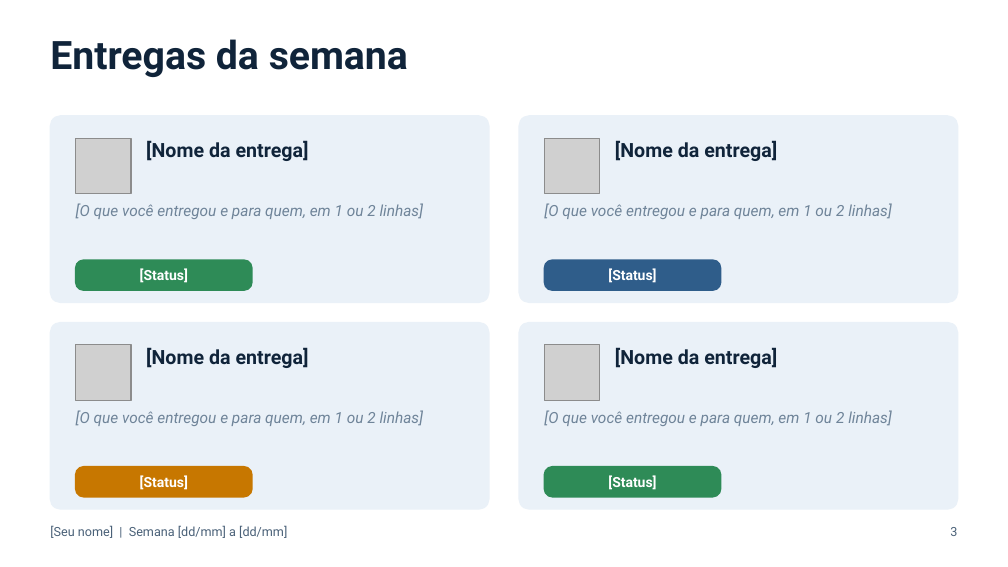
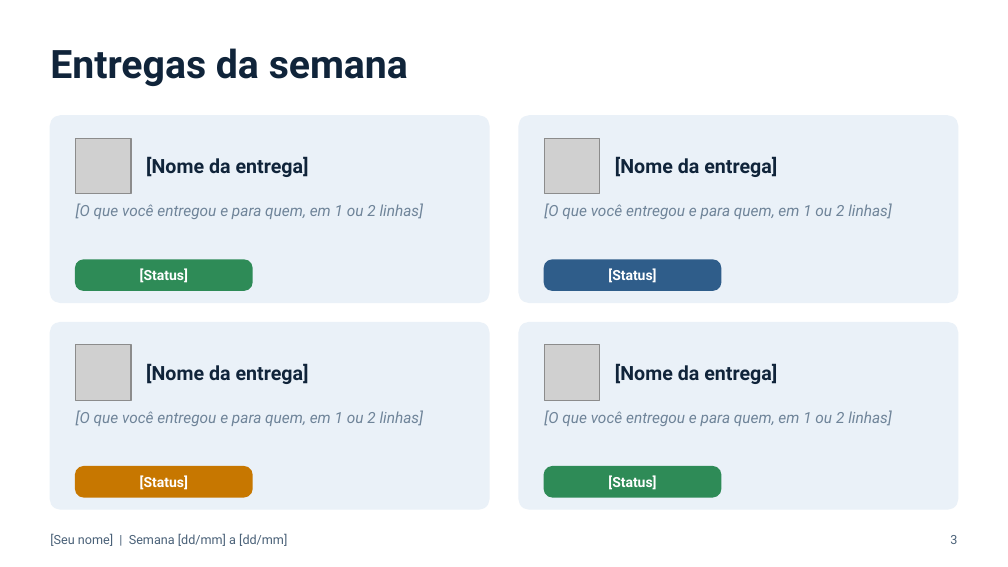
Before and after one commit to dtdias/status-board, a slide deck: slide 6 of design/template-variations/navy-corporate.pptx. Drawn at 1008x567 pixels with LibreOffice and Linux fonts; fonts in the diff are those of the drawing; grey boxes stand for pictures. Boxes give left, top, right and bottom in pixels: in the first picture for what was removed or moved away, otherwise in the second. Text is boxed around its words. In the diff, an @@ line names an element or a change of style, - is before the commit and + after.

Commit message:
fix(design): regenerate template variations by patching XML so numbers stay aligned
DeckCraft format.color changed the text anchor of recoloured text, pushing the numbers in the 'Demandas novas' circles (and step titles) off-centre. Variations are now built by patching srgbClr values, fonts and icon PNGs in the base package; layout XML is verified identical to the base. Terracotta uses Cambria instead of Georgia to avoid old-style figures dropping below the baseline. Adds the build and contact-sheet scripts.

```diff
--- a/design/template-variations/navy-corporate.pptx
+++ b/design/template-variations/navy-corporate.pptx
@@ text "Entregas da semana": place and size @@
-text "Entregas da semana" at bbox=[50, 39, 408, 77]
+text "Entregas da semana" at bbox=[50, 48, 408, 86]
@@ text "[Nome da entrega]": place and size @@
-text "[Nome da entrega]" at bbox=[146, 140, 309, 161]
+text "[Nome da entrega]" at bbox=[146, 156, 309, 177]
@@ text "[Nome da entrega]": place and size @@
-text "[Nome da entrega]" at bbox=[615, 140, 777, 161]
+text "[Nome da entrega]" at bbox=[615, 156, 777, 177]
@@ text "[Nome da entrega]": place and size @@
-text "[Nome da entrega]" at bbox=[146, 347, 309, 368]
+text "[Nome da entrega]" at bbox=[146, 363, 309, 384]
@@ text "[Nome da entrega]": place and size @@
-text "[Nome da entrega]" at bbox=[615, 347, 777, 368]
+text "[Nome da entrega]" at bbox=[615, 363, 777, 384]
@@ text "[Seu nome] | Semana [dd/mm] ...": place and size @@
-text "[Seu nome] | Semana [dd/mm] ..." at bbox=[50, 525, 287, 538]
+text "[Seu nome] | Semana [dd/mm] ..." at bbox=[50, 533, 287, 546]
@@ text "3": place and size @@
-text "3" at bbox=[950, 527, 957, 536]
+text "3" at bbox=[950, 535, 957, 544]
```
Also in this commit, not shown: 9 other slides changed, 11 other files.
